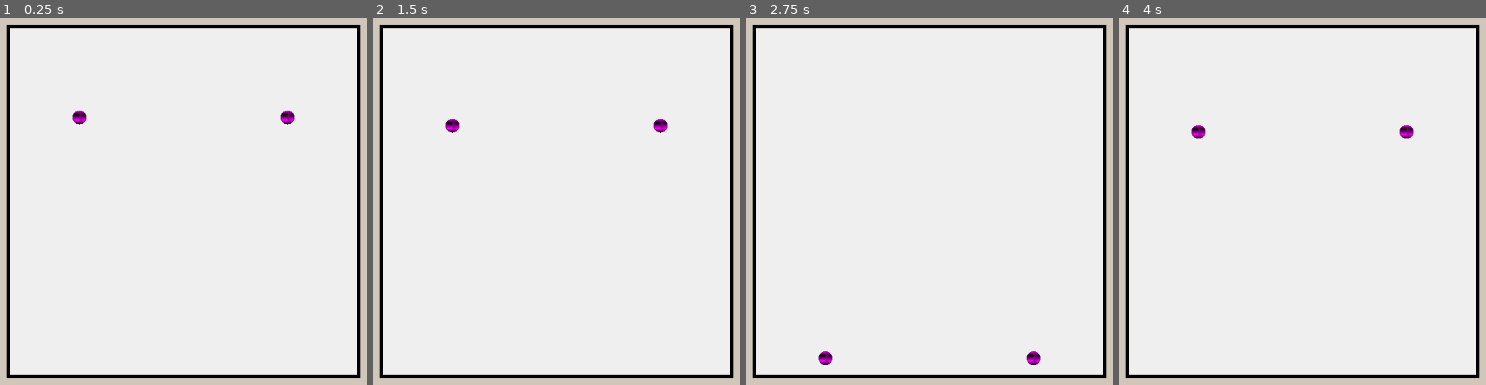
Above: before the commit, frames 1-4 (left to right).
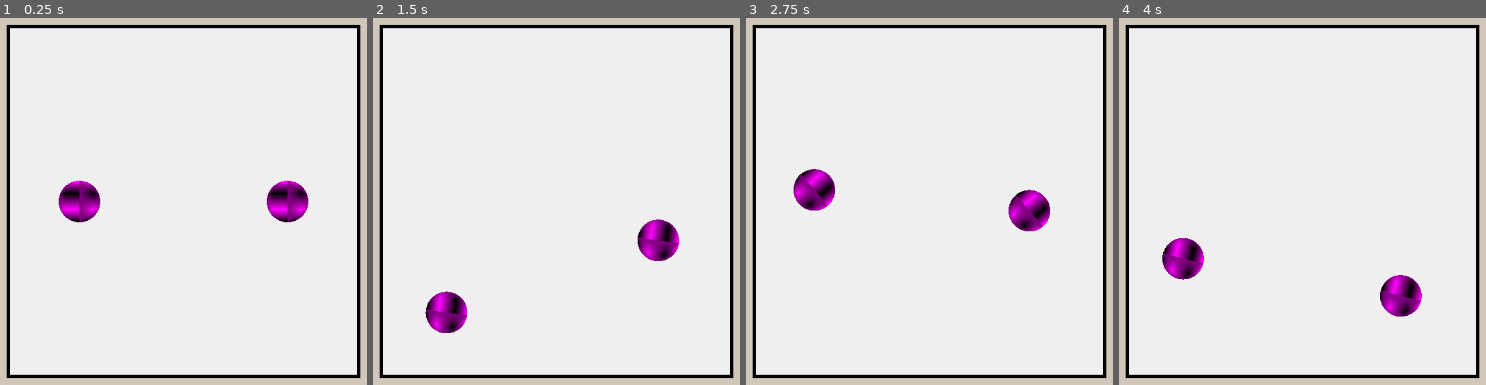
Above: after the commit, the same moments.

Repository: Arithmos-101/earclacks-copy
Game: Godot game, scene res://main.tscn
Two runs of this game, one before a commit and one after it. Both use one fixed random seed, a clock stepped at 60 frames per second and the inputs below.
Inputs:
- Up to frame 1 (0.25 s): no input
- Up to frame 2 (1.5 s): hold Space (space, bound only after the commit) 0.53-1.28 s; tap Space (space, bound only after the commit) at 1.35 s
- Up to frame 3 (2.75 s): hold Space (space, bound only after the commit) from 2.03 s (still down)
- Up to frame 4 (4 s): release Space (space, bound only after the commit) at 2.78 s; tap Space (space, bound only after the commit) at 2.85 s; hold Space (space, bound only after the commit) from 3.53 s (still down)

The runs differ from the first frame. In frame 1, 2.4% of the frame differs, in the area x 15-85%, y 25-56%; in frame 2, 2.3%; in frame 3, 2.3%; in frame 4, 2.3%.

Commit message:
balls be ballin

Diff:
--- a/Clack Ball/clack_ball.gd
+++ b/Clack Ball/clack_ball.gd
@@ -1,11 +1,30 @@
-extends Node2D
+extends RigidBody2D
+class_name ClackBall
 
-@export var ball_radius := 5.0
+@export var ball_radius := 30.0
 @export var weight := 1.0
 @export var gravity := 1.0
+@export var launch_speed := 200.0
+@export var spin_speed := 10.0
+
 
 @export var clack_ball_mesh : MeshInstance2D
 @export var clack_ball_collision : ClackBallCollider
+@export var clack_ball_hurt_area : ClackBallHurtArea
 
 func _ready() -> void:
 	clack_ball_mesh.set_size(ball_radius)
+	clack_ball_collision.set_size(ball_radius)
+	clack_ball_hurt_area.set_size(ball_radius)
+
+	linear_velocity = _to_component_vector(launch_speed, 360 * randf())
+	angular_velocity = spin_speed
+
+func _to_component_vector(magnitude : float, angle : float):
+	return Vector2(launch_speed * cos(deg_to_rad(angle)), launch_speed * sin(deg_to_rad(angle)))
+
+func pause(paused : bool) -> void:
+	if paused:
+		process_mode = Node.PROCESS_MODE_DISABLED
+	else:
+		process_mode = Node.PROCESS_MODE_ALWAYS
--- a/Clack Ball/clack_ball.tscn
+++ b/Clack Ball/clack_ball.tscn
@@ -19,14 +19,15 @@
 
 [sub_resource type="CircleShape2D" id="CircleShape2D_yljrg"]
 
-[node name="ClackBall" type="RigidBody2D" unique_id=1530982550 node_paths=PackedStringArray("clack_ball_mesh", "clack_ball_collision")]
+[node name="ClackBall" type="RigidBody2D" unique_id=1530982550 node_paths=PackedStringArray("clack_ball_mesh", "clack_ball_collision", "clack_ball_hurt_area")]
+process_mode = 1
 physics_material_override = SubResource("PhysicsMaterial_an1ui")
 linear_damp_mode = 1
 angular_damp_mode = 1
 script = ExtResource("1_owm8m")
-ball_radius = 10.0
 clack_ball_mesh = NodePath("ClackBallMesh")
 clack_ball_collision = NodePath("ClackBallCollision")
+clack_ball_hurt_area = NodePath("ClackBallHurtArea")
 
 [node name="ClackBallMesh" type="MeshInstance2D" parent="." unique_id=824374591]
 mesh = SubResource("SphereMesh_26byw")
@@ -37,9 +38,10 @@
 shape = SubResource("CircleShape2D_owm8m")
 script = ExtResource("3_an1ui")
 
-[node name="ClackBallHurtArea" type="Area2D" parent="." unique_id=1182539274]
+[node name="ClackBallHurtArea" type="Area2D" parent="." unique_id=1182539274 node_paths=PackedStringArray("clack_ball_hurt_box")]
 monitorable = false
 script = ExtResource("4_74gkj")
+clack_ball_hurt_box = NodePath("ClackBallHurtBox")
 
 [node name="ClackBallHurtBox" type="CollisionShape2D" parent="ClackBallHurtArea" unique_id=1832673209]
 shape = SubResource("CircleShape2D_yljrg")
--- a/Clack Ball/clack_ball_collision.gd
+++ b/Clack Ball/clack_ball_collision.gd
@@ -1,2 +1,5 @@
 extends CollisionShape2D
 class_name ClackBallCollider
+
+func set_size(radius : float) -> void:
+	shape.radius = radius
--- a/Clack Ball/clack_ball_hurt_area.gd
+++ b/Clack Ball/clack_ball_hurt_area.gd
@@ -2,3 +2,6 @@
 class_name ClackBallHurtArea
 
 @export var clack_ball_hurt_box : CollisionShape2D
+
+func set_size(radius : float) -> void:
+	clack_ball_hurt_box.shape.radius = radius
--- a/VsArena.gd
+++ b/VsArena.gd
@@ -1,13 +1,34 @@
 extends Node2D
+
+signal paused(paused : bool)
 
 @export var clack_ball_spawn_1 : Node2D
 @export var clack_ball_spawn_2 : Node2D
 
 var default_clack_ball = preload("res://Clack Ball/clack_ball.tscn")
+var balls : Array[ClackBall]
+var is_paused := false
 
 func _ready() -> void:
+	_spawn_balls()
+	pause()
+
+func _spawn_balls() -> void:
 	var spawns = [clack_ball_spawn_1, clack_ball_spawn_2]
 	var clack_balls = [default_clack_ball.instantiate(), default_clack_ball.instantiate()]
 	for i in spawns.size():
 		clack_balls[i].position = spawns[i].position
 		add_child(clack_balls[i])
+		balls.append(clack_balls[i])
+
+func _input(event: InputEvent) -> void:
+	if event.is_action_pressed("space"):
+		pause()
+
+func pause():
+	emit_signal("paused", !is_paused)
+
+func _on_paused(paused: bool) -> void:
+	for ball in balls:
+		ball.pause(paused)
+	is_paused = !is_paused
--- a/main.tscn
+++ b/main.tscn
@@ -4,19 +4,19 @@
 
 [node name="VsArena" type="Node2D" unique_id=274504449 node_paths=PackedStringArray("clack_ball_spawn_1", "clack_ball_spawn_2")]
 script = ExtResource("1_ig7tw")
-clack_ball_spawn_1 = NodePath("ClackBallSpawn1")
-clack_ball_spawn_2 = NodePath("ClackBallSpawn2")
+clack_ball_spawn_1 = NodePath("ClackBallSpawnLeft")
+clack_ball_spawn_2 = NodePath("ClackBallSpawnRight")
 
 [node name="StaticBody2D" type="StaticBody2D" parent="." unique_id=958094948]
 
 [node name="CollisionPolygon2D" type="CollisionPolygon2D" parent="StaticBody2D" unique_id=2100473969]
 polygon = PackedVector2Array(326, 74, 325, 0, 1152, 0, 1151, 648, 0, 648, 0, 0, 325, 0, 326, 74, 326, 574, 826, 574, 827, 74)
 
-[node name="ClackBallSpawn1" type="Node2D" parent="." unique_id=1019342724]
-position = Vector2(426, 174)
+[node name="ClackBallSpawnLeft" type="Node2D" parent="." unique_id=1835278905]
+position = Vector2(426, 324)
 
-[node name="ClackBallSpawn2" type="Node2D" parent="." unique_id=1311058075]
-position = Vector2(726, 174)
+[node name="ClackBallSpawnRight" type="Node2D" parent="." unique_id=23395041]
+position = Vector2(726, 324)
 
 [node name="Background" type="ColorRect" parent="." unique_id=139885115]
 offset_right = 1152.0
@@ -52,3 +52,5 @@
 grow_horizontal = 2
 grow_vertical = 2
 color = Color(0.93845, 0.93844956, 0.9384497, 1)
+
+[connection signal="paused" from="." to="." method="_on_paused"]
--- a/project.godot
+++ b/project.godot
@@ -15,6 +15,14 @@
 config/features=PackedStringArray("4.6", "Forward Plus")
 config/icon="res://icon.svg"
 
+[input]
+
+space={
+"deadzone": 0.2,
+"events": [Object(InputEventKey,"resource_local_to_scene":false,"resource_name":"","device":-1,"window_id":0,"alt_pressed":false,"shift_pressed":false,"ctrl_pressed":false,"meta_pressed":false,"pressed":false,"keycode":0,"physical_keycode":32,"key_label":0,"unicode":32,"location":0,"echo":false,"script":null)
+]
+}
+
 [physics]
 
 3d/physics_engine="Jolt Physics"
